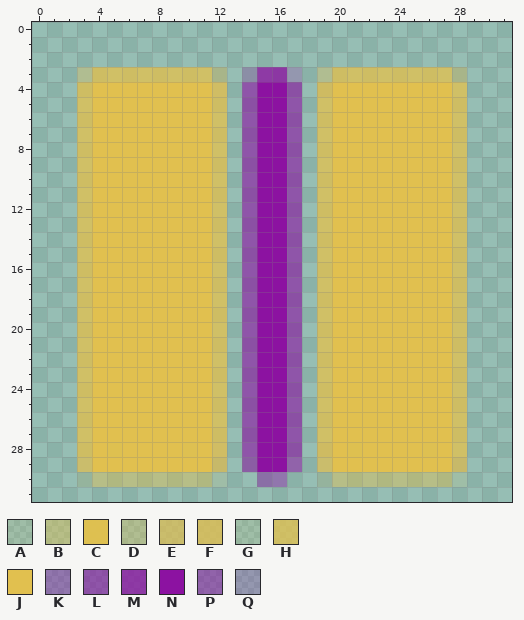
A pixel-art sprite gets an edit: src-tauri/icons/32x32.png. The picture above is the old version.
The file is 32x32 pixels. Pixels under 10% opacity are left out. Colours within 5 levels of each other are drawn and written as one.
Palette (. is transparent): A #deba5121  B #e0bf4e71  C #e0c04ef8  D #debb515b  E #dfbc50b7  F #dfbd50cc  G #e1c04f20  H #e1c04fc6  J #e1c04f  K #8b11a26a  L #8b11a29b  M #8c12a1c4  N #8c12a1  P #8c13a188  Q #8e179f3c
Pixels before, first column x 3:
 3 DHHHHHHHHD.QMMQ.DHHHHHHHHD
 4 HJJJJJJJJF.LNNL.FJJJJJJJJH
 5 HJJJJJJJJH.LNNL.HJJJJJJJJH
 6 HJJJJJJJJH.LNNL.HJJJJJJJJH
 7 HJJJJJJJJH.LNNL.HJJJJJJJJH
 8 HJJJJJJJJH.LNNL.HJJJJJJJJH
 9 HJJJJJJJJH.LNNL.HJJJJJJJJH
10 HJJJJJJJJH.LNNL.HJJJJJJJJH
11 HJJJJJJJJH.LNNL.HJJJJJJJJH
12 HJJJJJJJJH.LNNL.HJJJJJJJJH
13 HJJJJJJJJH.LNNL.HJJJJJJJJH
14 HJJJJJJJJH.LNNL.HJJJJJJJJH
15 HJJJJJJJJH.LNNL.HJJJJJJJJH
16 HJJJJJJJJH.LNNL.HJJJJJJJJH
17 HJJJJJJJJH.LNNL.HJJJJJJJJH
18 HJJJJJJJJH.LNNL.HJJJJJJJJH
19 HJJJJJJJJH.LNNL.HJJJJJJJJH
20 HJJJJJJJJH.LNNL.HJJJJJJJJH
21 HJJJJJJJJH.LNNL.HJJJJJJJJH
22 HJJJJJJJJH.LNNL.HJJJJJJJJH
23 HJJJJJJJJH.LNNL.HJJJJJJJJH
24 HJJJJJJJJH.LNNL.HJJJJJJJJH
25 HJJJJJJJJH.LNNL.HJJJJJJJJH
26 HJJJJJJJJH.LNNL.HJJJJJJJJH
27 HJJJJJJJJH.LNNL.HJJJJJJJJH
28 HJCJJJJCJF.LNNL.FJCJJJJCJH
29 EJJJJJJJJE.PNNP.EJJJJJJJJE
30 GBBBBBBBBA..KK..ABBBBBBBBG
After:
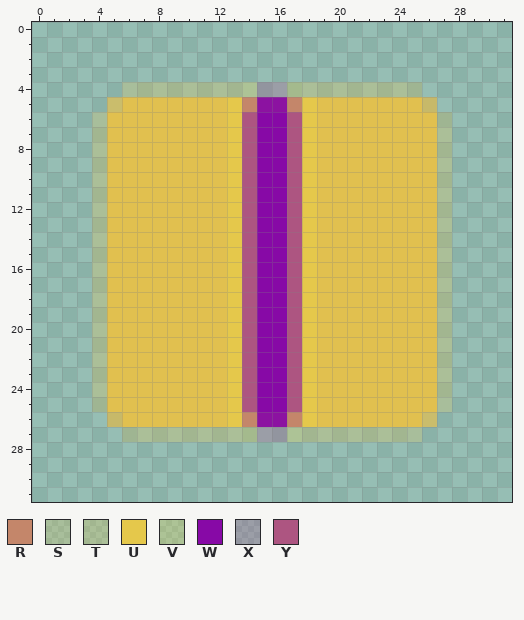
Colours new in this view: R #c4866a  S #e1c04f3e  T #e1c04f46  U #e5c84b  V #e9d04746  W #8709a6  X #a74a8646  Y #ad5581
Difference:
Changed rows in their new state; - is an unchanged pixel.
first column x 3:
 3 ..........-....-..........
 4 ...STTTTTTTVXXVTTTTTTTS...
 5 ..E------JUR--RUJ------E..
 6 .S-------JUYWWYUJ-------S.
 7 .T-------JUYWWYUJ-------T.
 8 .T-------JUYWWYUJ-------T.
 9 .T-------JUYWWYUJ-------T.
10 .T-------JUYWWYUJ-------T.
11 .T-------JUYWWYUJ-------T.
12 .T-------JUYWWYUJ-------T.
13 .T-------JUYWWYUJ-------T.
14 .T-------JUYWWYUJ-------T.
15 .T-------JUYWWYUJ-------T.
16 .T-------JUYWWYUJ-------T.
17 .T-------JUYWWYUJ-------T.
18 .T-------JUYWWYUJ-------T.
19 .T-------JUYWWYUJ-------T.
20 .T-------JUYWWYUJ-------T.
21 .T-------JUYWWYUJ-------T.
22 .T-------JUYWWYUJ-------T.
23 .T-------JUYWWYUJ-------T.
24 .T-------JUYWWYUJ-------T.
25 .S-------JUYWWYUJ-------S.
26 ..E------JUR--RUJ------E..
27 ...STTTTTTTVXXVTTTTTTTS...
28 ..........-....-..........
29 ..........-....-..........
30 ..........--..--..........
Where, in picture pixels (left, top, right, bottom), the same in both pictures:
changed: (77, 67, 467, 487)
